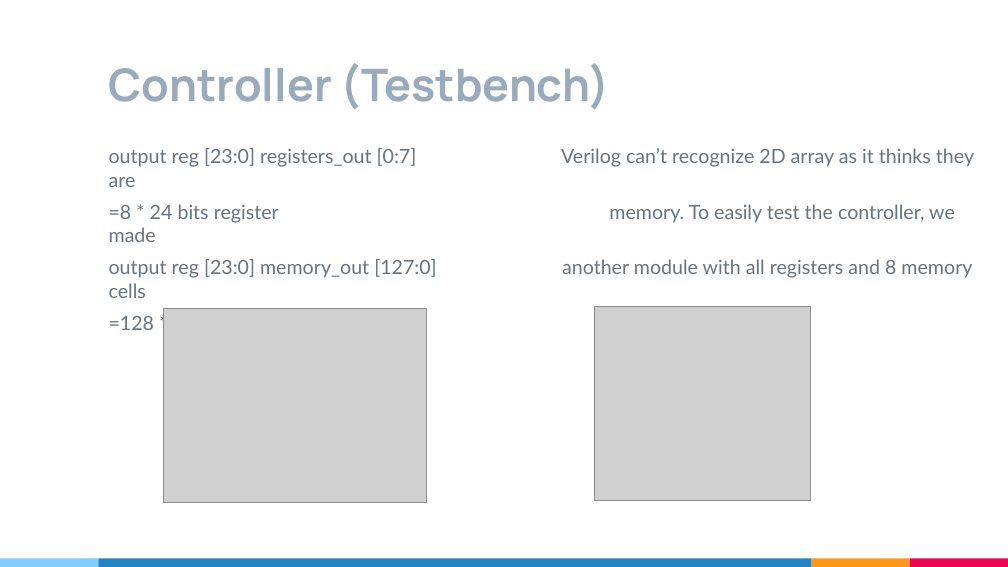
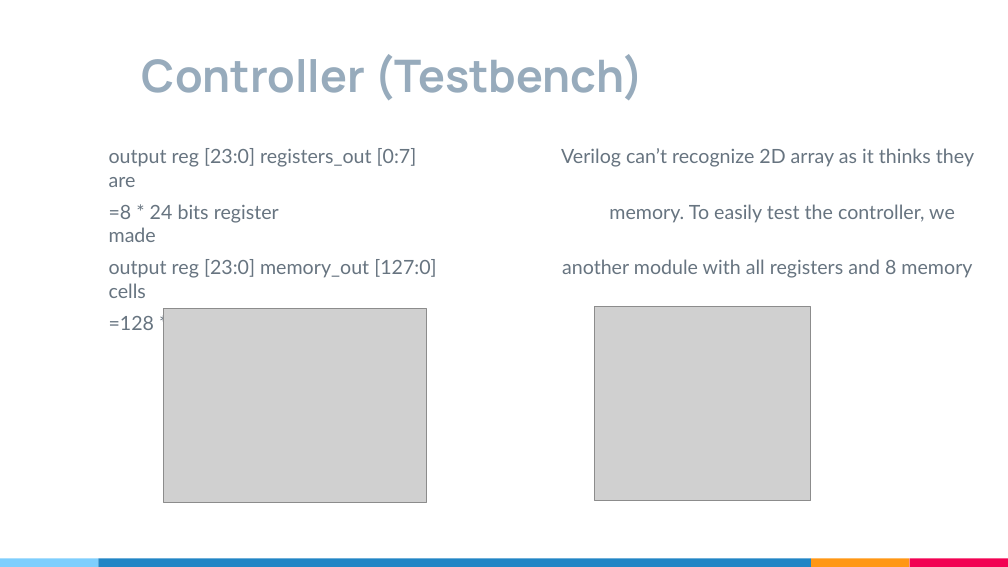
Before and after one commit to mwae-bu/EC311-XYZ-Final_Project, a slide deck: slide 12 of EC311 XYZ Final Project Presentation.pptx. Drawn at 1008x567 pixels with LibreOffice and Linux fonts; fonts in the diff are those of the drawing; grey boxes stand for pictures. Boxes give left, top, right and bottom in pixels: in the first picture for what was removed or moved away, otherwise in the second. Text is boxed around its words. In the diff, an @@ line names an element or a change of style, - is before the commit and + after.

```diff
--- a/EC311 XYZ Final Project Presentation.pptx
+++ b/EC311 XYZ Final Project Presentation.pptx
@@ title "Controller (Testbench)": place and size @@
-title "Controller (Testbench)" at <box>109,63,610,109</box>
+title "Controller (Testbench)" at <box>142,54,643,100</box>
```
Also in this commit, not shown: 7 other slides changed.
